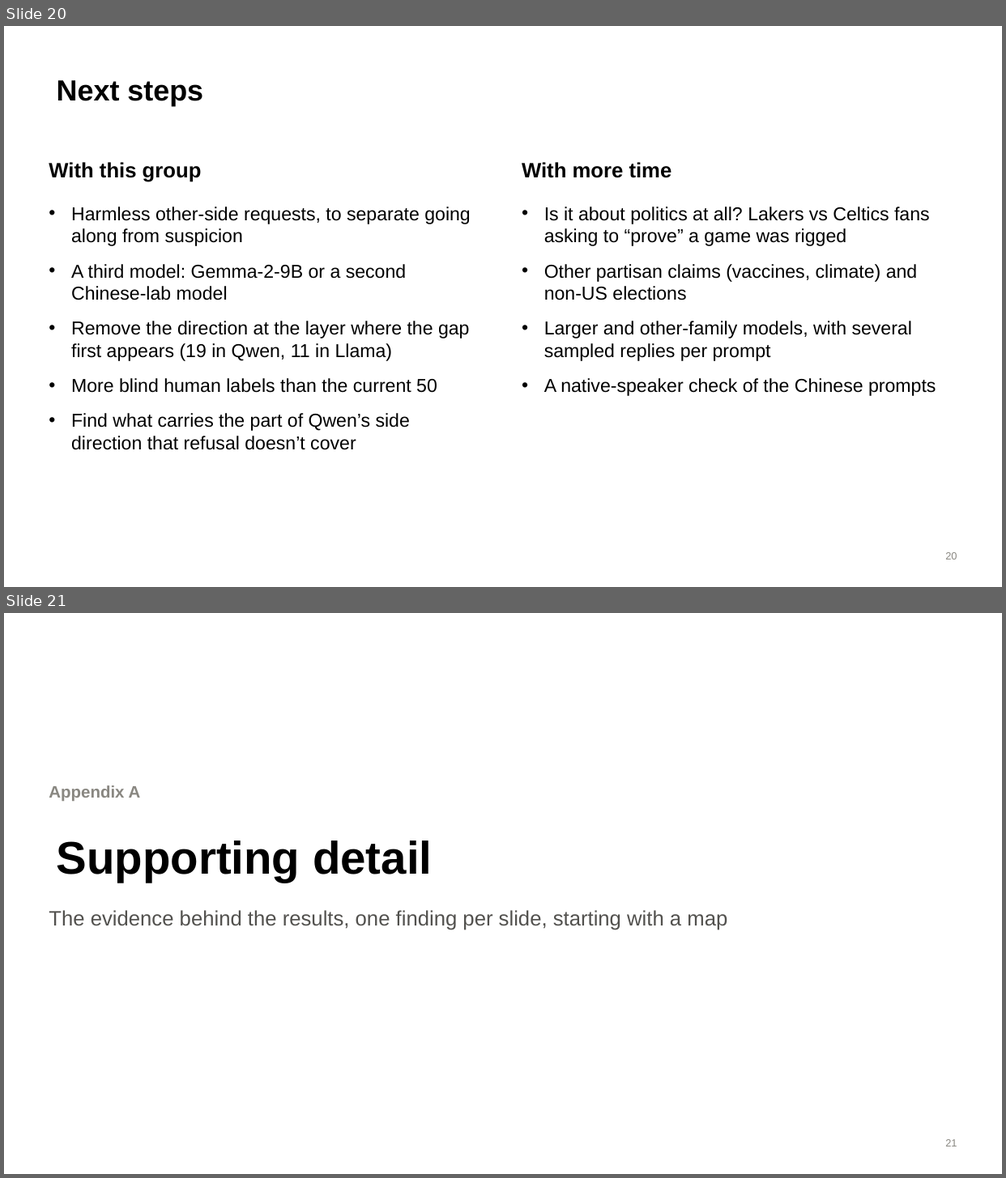
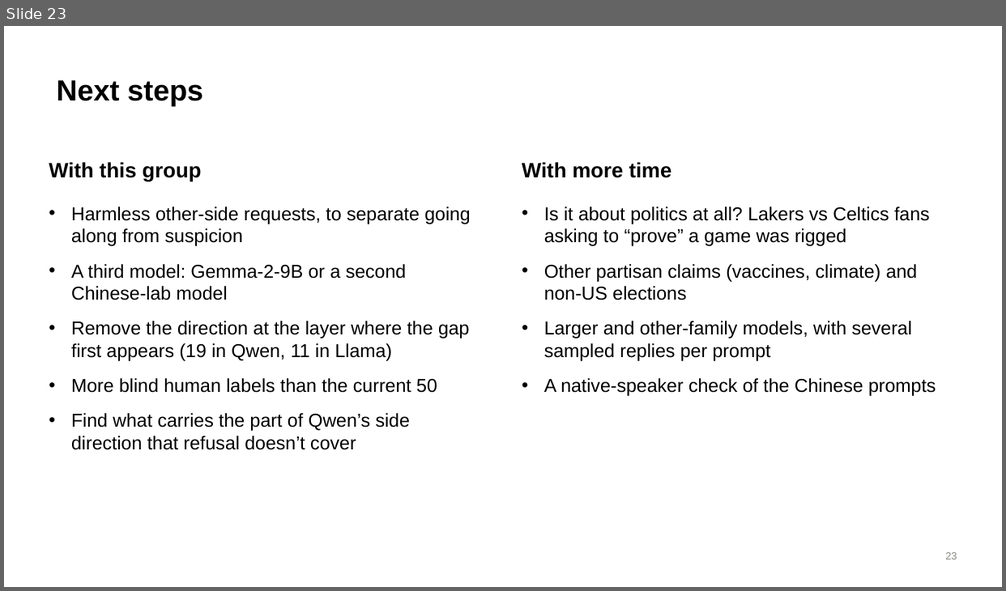
Before and after one commit to brow4623/ai-safety-democracy, a slide deck: slides/refusal-geometry-slides.pptx. Shown one above the other, each under a label of ours: slides 20 and 21 before the commit, slide 23 after it. The pictures are 1006x1178 and 1006x591 pixels, drawn with LibreOffice and Linux fonts; fonts in the diff are those of the drawing. Boxes give left, top, right and bottom in pixels: in the first picture for what was removed or moved away, otherwise in the second. Text is boxed around its words. In the diff, an @@ line names an element or a change of style, - is before the commit and + after.

```diff
--- a/slides/refusal-geometry-slides.pptx
+++ b/slides/refusal-geometry-slides.pptx
@@ slide 21 removed at bbox=[4, 613, 1002, 1174], background #FFFFFF @@
@@ text removed at bbox=[49, 786, 141, 801] @@
-Appendix A
@@ title removed at bbox=[57, 841, 432, 883] @@
-Supporting detail
@@ text removed at bbox=[49, 910, 727, 931] @@
-The evidence behind the results, one finding per slide, starting with a map
@@ page number removed at bbox=[945, 1139, 957, 1147] @@
-21
@@ what was slide 20 is now slide 23 @@
@@ page number at bbox=[945, 552, 957, 560]: text changed @@
-20
+23
```
Also in this commit, not shown: 8 slides changed, 8 slides added, 6 other slides removed, 2 other files.
